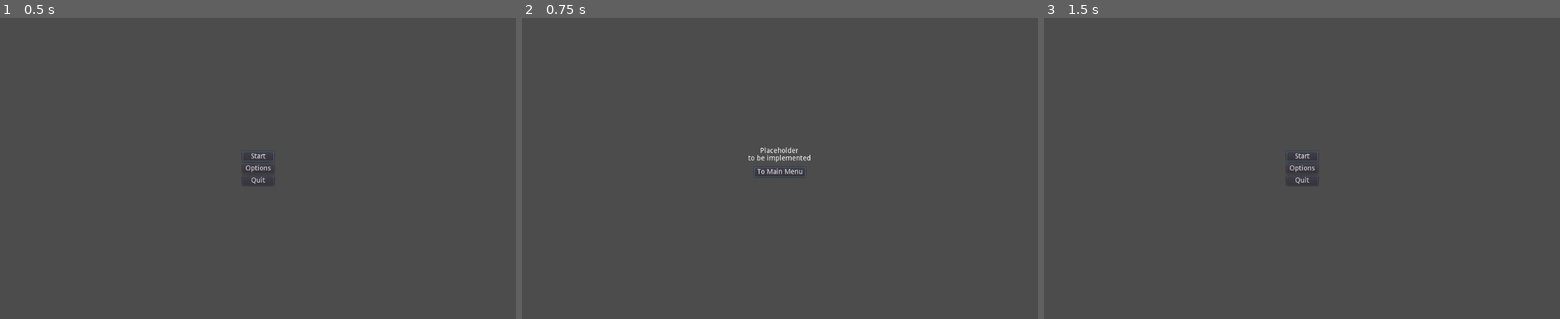
Above: before the commit, frames 1-3 (left to right).
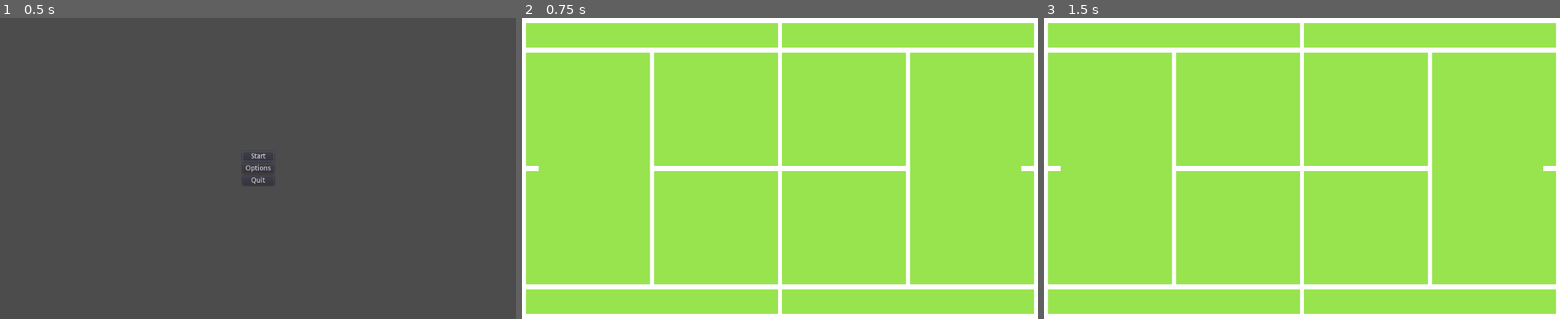
Above: after the commit, the same moments.

Repository: glennDittmann/Gnop
Game: Godot game, scene res://Menu.tscn
The game is run twice, just before and just after one commit, with the same random seed, the same clock (stepped at 60 frames per second) and the same inputs. Before the commit the project has no main scene; this scene is started directly in both runs.
Inputs (mouse positions are in pixels of both pictures, inside the frame that each line leads up to):
- Up to frame 1 (0.5 s): no input
- Up to frame 2 (0.75 s): click "Start" at 0.5 s
- Up to frame 3 (1.5 s): click (1302, 171) at 1.25 s, where only the run before the commit has a clickable "To Main Menu"

Frame 1 is identical in both runs. In frame 2, 100% of the frame differs, in the area x 0-100%, y 0-100%; in frame 3, 100%.

Commit message:
add gonp with tennis court

Diff:
--- /dev/null
+++ b/Gonp/Main.tscn
@@ -0,0 +1,19 @@
+[gd_scene load_steps=3 format=2]
+
+[ext_resource path="res://Gonp/assets/tennis-court.png" type="Texture" id=1]
+
+[sub_resource type="RectangleShape2D" id=1]
+extents = Vector2( 512, 300 )
+
+[node name="Main" type="Node2D"]
+
+[node name="Court" type="Area2D" parent="."]
+
+[node name="CollisionShape2D" type="CollisionShape2D" parent="Court"]
+position = Vector2( 512, 300 )
+shape = SubResource( 1 )
+
+[node name="Sprite" type="Sprite" parent="Court"]
+position = Vector2( 512, 300 )
+scale = Vector2( 8.192, 9.83607 )
+texture = ExtResource( 1 )
--- a/Menu.gd
+++ b/Menu.gd
@@ -1,9 +1,4 @@
 extends Control
-
-
-# Declare member variables here. Examples:
-# var a = 2
-# var b = "text"
 
 
 # Called when the node enters the scene tree for the first time.
@@ -18,7 +13,8 @@
 
 func _on_StartButton_pressed():
 	print('Pressing start button')
-	get_tree().change_scene("res://Placeholder.tscn")
+	get_tree().change_scene("res://Gonp/Main.tscn")
+	#get_tree().change_scene("res://Placeholder.tscn")
 
 
 func _on_OptionsButton_pressed():
--- a/project.godot
+++ b/project.godot
@@ -11,6 +11,7 @@
 [application]
 
 config/name="Cliché Games"
+run/main_scene="res://Menu.tscn"
 config/icon="res://icon.png"
 
 [gui]
Binary file added: Gonp/assets/tennis-court.png
Not shown, added: Gonp/assets/tennis-court.png.import
